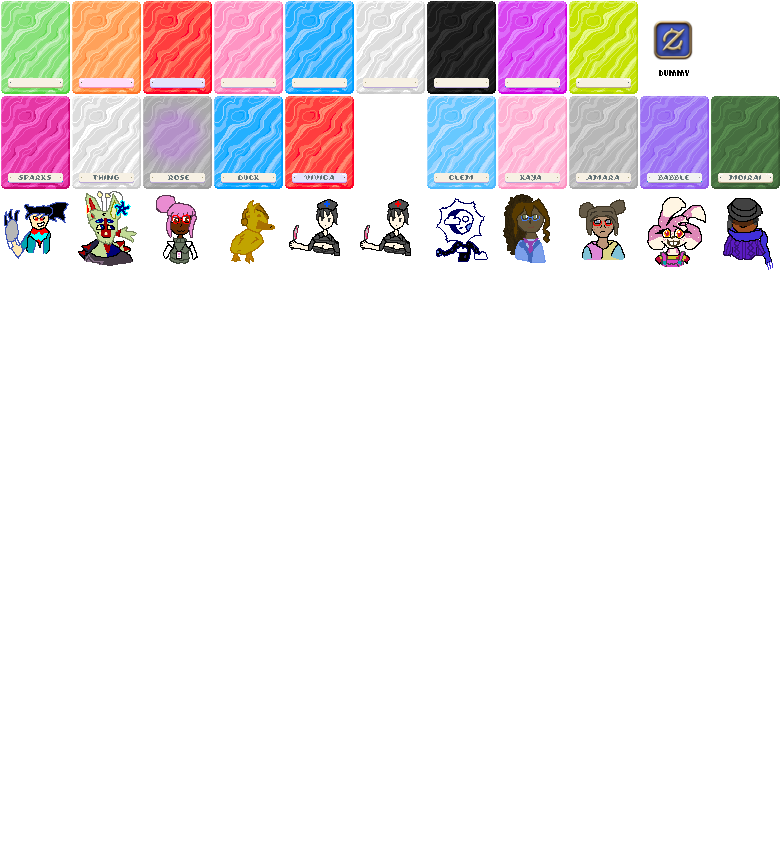
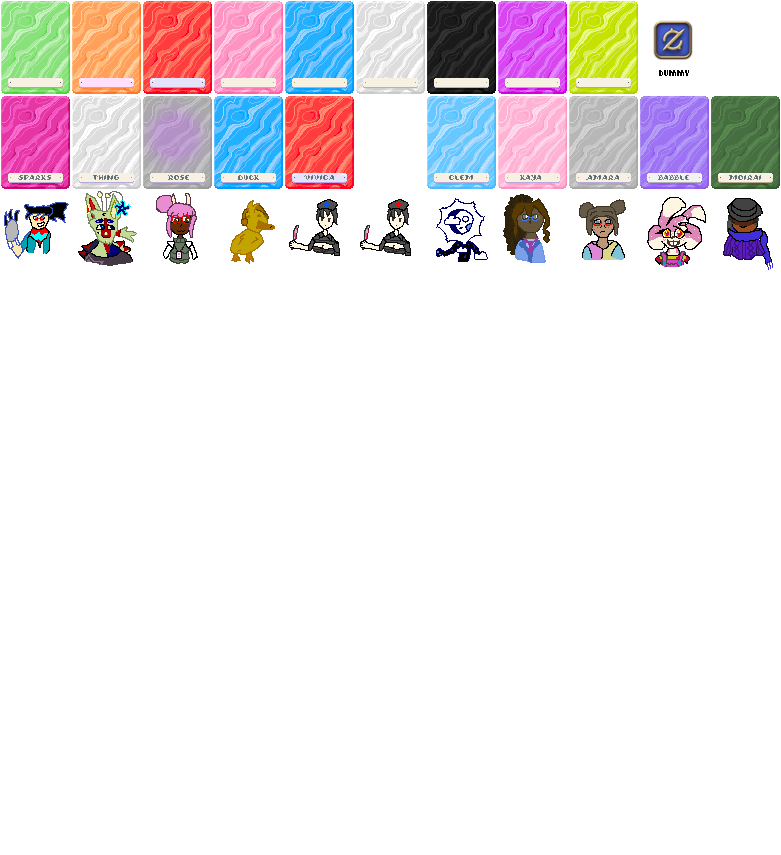
Before/after of a 781 × 855 layered artwork. What changed in the layer stack:
painted on "base" over [171, 193, 191, 205]